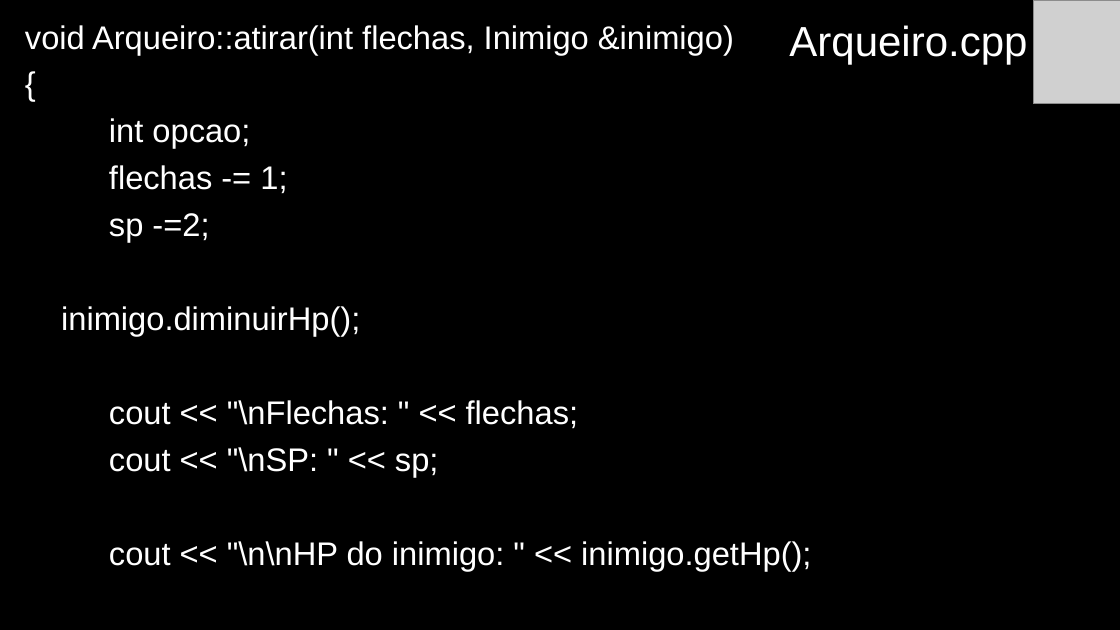
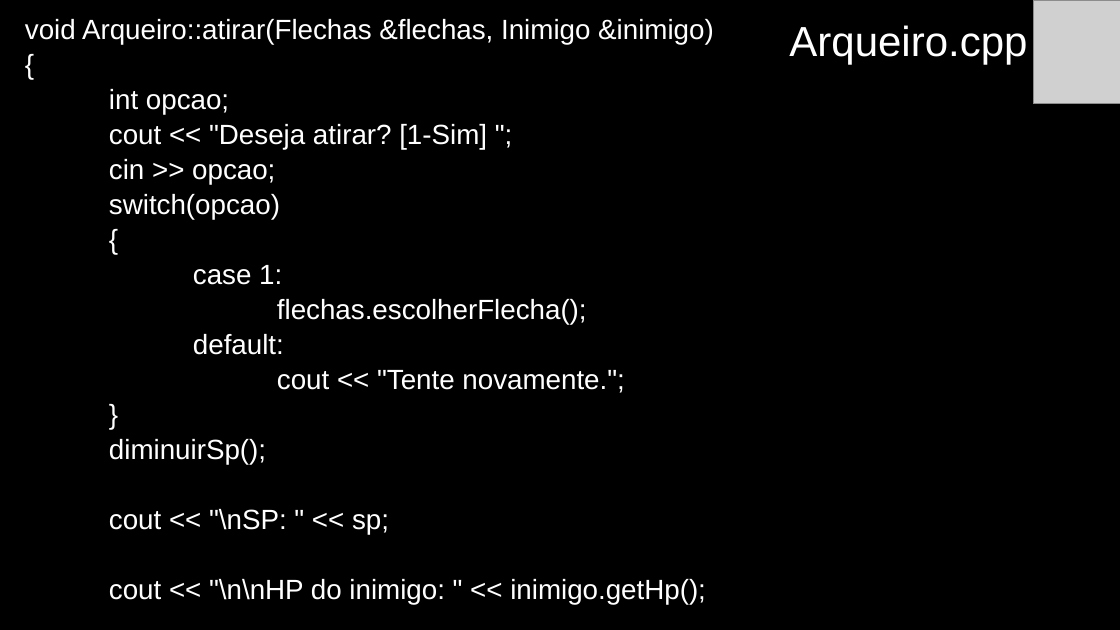
Before and after one commit to anaisabelamr/Arqueiro, a slide deck: slide 9 of Arqueiro/Arqueiro.pptx. Drawn at 1120x630 pixels with LibreOffice and Linux fonts; fonts in the diff are those of the drawing; grey boxes stand for pictures. Boxes give left, top, right and bottom in pixels: in the first picture for what was removed or moved away, otherwise in the second. Text is boxed around its words. In the diff, an @@ line names an element or a change of style, - is before the commit and + after.

Commit message:
Finalizada a classe Flecha

```diff
--- a/Arqueiro/Arqueiro.pptx
+++ b/Arqueiro/Arqueiro.pptx
@@ text at (x1=25, y1=19, x2=714, y2=44): text changed; size 28 to 23.8 pt @@
-void Arqueiro::atirar(int flechas, Inimigo &inimigo)
+void Arqueiro::atirar(Flechas &flechas, Inimigo &inimigo)
@@ text at (x1=109, y1=89, x2=706, y2=605): size 28 to 23.8 pt in "{", "int opcao;", "cout << "\nSP: " << sp;", "cout << "\n\nHP do inimigo: " << ..."; line spacing 0.9 to 0.7 @@
@@ text at (x1=109, y1=124, x2=624, y2=465): text changed; size 28 to 23.8 pt @@
-flechas -= 1;
-sp -=2;
-inimigo.diminuirHp();
-cout << "\nFlechas: " << flechas;
+cout << "Deseja atirar? [1-Sim] ";
+cin >> opcao;
+switch(opcao)
+{
+case 1:
+flechas.escolherFlecha();
+default:
+cout << "Tente novamente.";
+}
+diminuirSp();
```
Also in this commit, not shown: 14 other slides changed, 8 slides added, 3 slides removed, 28 other files.
